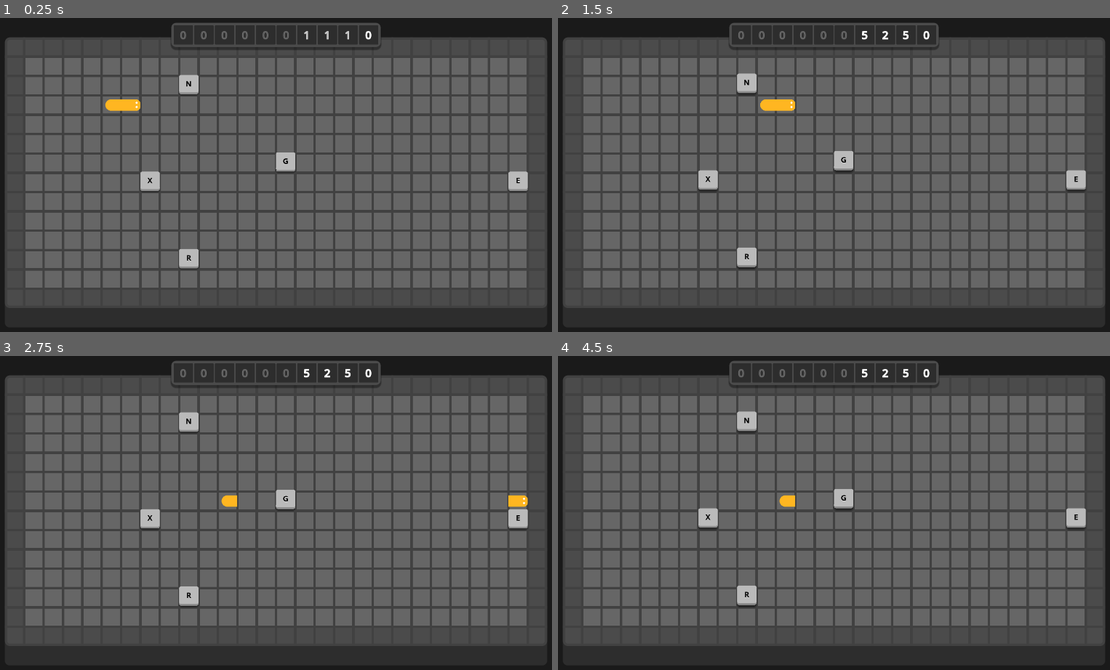
Above: before the commit, frames 1-4 (two rows, left to right).
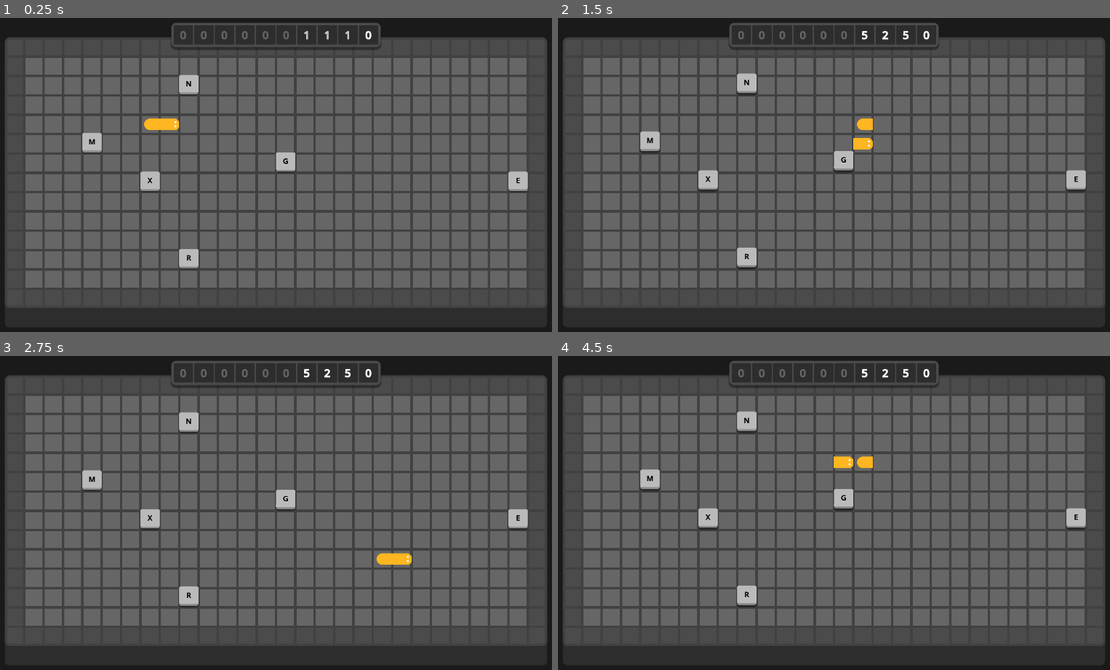
Above: after the commit, the same moments.

Repository: The-Chronomaniac/Brainwormed-GameOff2024
Game: Godot game, scene res://UserInterface/UserInterface.tscn
The game is run twice, just before and just after one commit, with the same random seed, the same clock (stepped at 60 frames per second) and the same inputs.
Inputs:
- Up to frame 1 (0.25 s): no input
- Up to frame 2 (1.5 s): hold D (Right) 0.53-1.28 s; hold Down (Down) from 1.28 s (still down)
- Up to frame 3 (2.75 s): release Down (Down) at 2.03 s; hold D (Right) from 2.03 s (still down)
- Up to frame 4 (4.5 s): release D (Right) at 2.78 s; hold Up (Up) 2.78-3.53 s; hold A (Left) from 3.53 s (still down)

The runs differ from the first frame. In frame 1, 0.7% of the frame differs, in the area x 14-33%, y 25-43%; in frame 2, 0.7%; in frame 3, 0.7%, in the area x 14-96%, y 36-67%; in frame 4, 0.6%.
Error before the commit: Invalid operands 'Object' and 'int' in operator '=='. (res://Grid/Grid.gd:61)

Commit message:
Snake working with safe zone

Diff:
--- a/Grid/Grid.gd
+++ b/Grid/Grid.gd
@@ -73,6 +73,7 @@
 	print(Level.data[y_position][x_position])
 
 
+
 # Called every frame. 'delta' is the elapsed time since the previous frame.
 func _process(delta: float) -> void:
 	cursnake.move()
--- a/Snake/Snake.gd
+++ b/Snake/Snake.gd
@@ -11,16 +11,16 @@
 @export var move_timer : Timer
 var previous_direction: Vector2
 var minisnake
+const grid_offset = Vector2(64,64)
 
 func spawn_snake(x_pos, y_pos, segment_name, movedir):
 	minisnake = msnake.instantiate()
-	#await get_tree().process_frame
 	get_tree().current_scene.add_child(minisnake)
-	minisnake.global_position = Vector2(Level.cell_size * x_pos, Level.cell_size * y_pos)
+	minisnake.global_position = Vector2(Level.cell_size * x_pos, Level.cell_size * y_pos) + grid_offset
 	minisnake.play(segment_name)
 	can_move = true
 	minisnake.move_dir = movedir
-	Level.data[x_pos][y_pos] = minisnake
+	Level.data[y_pos][x_pos] = minisnake
 	snake.append(minisnake)
 	minisnake.x_pos = x_pos
 	minisnake.y_pos = y_pos
@@ -32,23 +32,26 @@
 
 func move():
 	if can_move:
+
 		for i in range(snake.size()):
 			var current = snake[i]
 			if current.segment_name == "Head":
+				move_timer.wait_time = .05 if safe_zone_check() else .15
 				previous_direction = current.move_dir
 				current.move_dir = move_direction
 				current.global_position += Vector2(Level.cell_size, Level.cell_size) * current.move_dir
-				Level.data[current.x_pos][current.y_pos] = 0
+				Level.data[current.y_pos][current.x_pos] = 0
 				current.x_pos += current.move_dir.x
 				current.y_pos += current.move_dir.y
-				Level.data[current.x_pos][current.y_pos] = current
+				Level.data[current.y_pos][current.x_pos] = current
+				print("X" + str(snake[0].x_pos) + " Y:" + str(snake[0].y_pos))
 			else:
 				current.move_dir = previous_direction
 				current.global_position += Vector2(Level.cell_size, Level.cell_size) * current.move_dir
-				Level.data[current.x_pos][current.y_pos] = 0
+				Level.data[current.y_pos][current.x_pos] = 0
 				current.x_pos += current.move_dir.x
 				current.y_pos += current.move_dir.y
-				Level.data[current.x_pos][current.y_pos] = current
+				Level.data[current.y_pos][current.x_pos] = current
 				previous_direction = current.move_dir
 
 
@@ -74,3 +77,25 @@
 	spawn_snake(5, 4, "Tail", right)
 	move_timer.timeout.connect(on_timer_out)
 	move_timer.start()
+
+func safe_zone_check()-> bool:
+	var current = snake[0]
+	var x = current.x_pos
+	var y = current.y_pos
+	if y == 0 and x != 27:
+		move_direction = right
+		return true
+	elif x == 27 and y != 13:
+		move_direction = down
+		return true
+	elif y == 13 and x != 14 and x!= 0:
+		move_direction = left
+		return true
+	elif x == 0 and y != 0:
+		move_direction = up
+		return true
+	elif y == 13 and x == 14 and move_direction != down:
+		move_direction = up
+		return true
+	else:
+		return false
--- a/Snake/snake.tscn
+++ b/Snake/snake.tscn
@@ -10,4 +10,4 @@
 move_timer = NodePath("DelayTime")
 
 [node name="DelayTime" type="Timer" parent="."]
-wait_time = 0.25
+wait_time = 0.15
